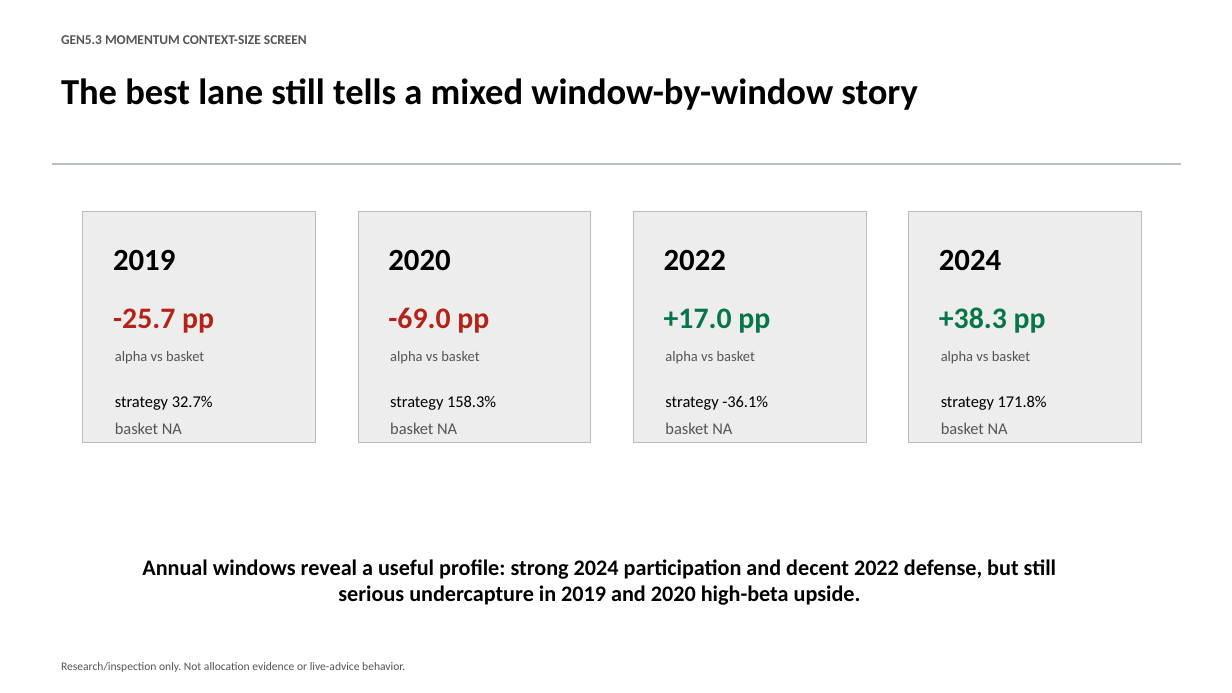
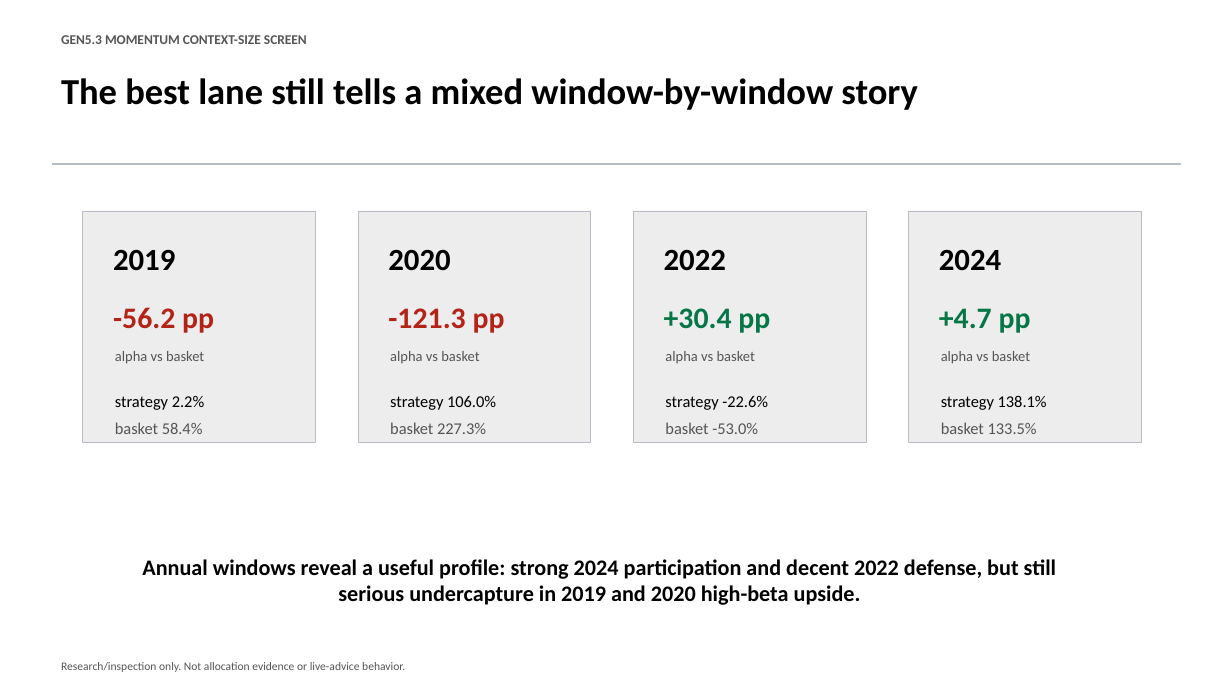
Before and after one commit to Francisc0Franc0/Time-Series-Modeling-Gen5, a slide deck: slide 7 of presentations/gen5_3_momentum_context_size_screen.pptx (slide 6 before the commit). Drawn at 1232x693 pixels with LibreOffice and Linux fonts; fonts in the diff are those of the drawing. Boxes give left, top, right and bottom in pixels: in the first picture for what was removed or moved away, otherwise in the second. Text is boxed around its words. In the diff, an @@ line names an element or a change of style, - is before the commit and + after.

```diff
--- a/presentations/gen5_3_momentum_context_size_screen.pptx
+++ b/presentations/gen5_3_momentum_context_size_screen.pptx
@@ text at [113,307,214,333]: text changed @@
--25.7 pp
+-56.2 pp
@@ text at [388,308,505,333]: text changed @@
--69.0 pp
+-121.3 pp
@@ text at [664,308,770,333]: text changed @@
-+17.0 pp
++30.4 pp
@@ text at [939,308,1031,333]: text changed @@
-+38.3 pp
++4.7 pp
@@ text at [115,396,204,410]: text changed @@
-strategy 32.7%
+strategy 2.2%
@@ text at [390,396,496,410]: text changed @@
-strategy 158.3%
+strategy 106.0%
@@ text at [665,396,768,410]: text changed @@
-strategy -36.1%
+strategy -22.6%
@@ text at [941,396,1047,410]: text changed @@
-strategy 171.8%
+strategy 138.1%
@@ text at [115,422,203,434]: text changed @@
-basket NA
+basket 58.4%
@@ text at [390,422,486,434]: text changed @@
-basket NA
+basket 227.3%
@@ text at [665,422,758,434]: text changed @@
-basket NA
+basket -53.0%
@@ text at [941,422,1037,434]: text changed @@
-basket NA
+basket 133.5%
```
Also in this commit, not shown: 5 other slides changed, 3 slides added, 1 slide removed, 7 other files.
